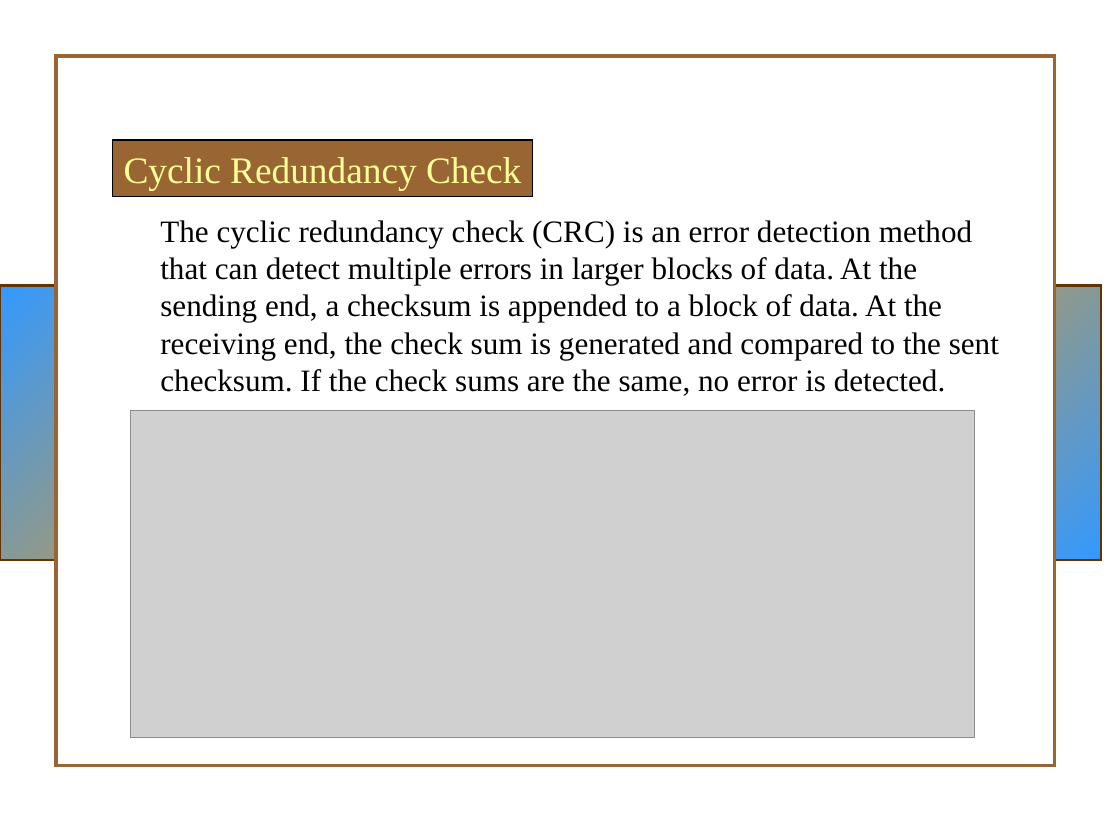
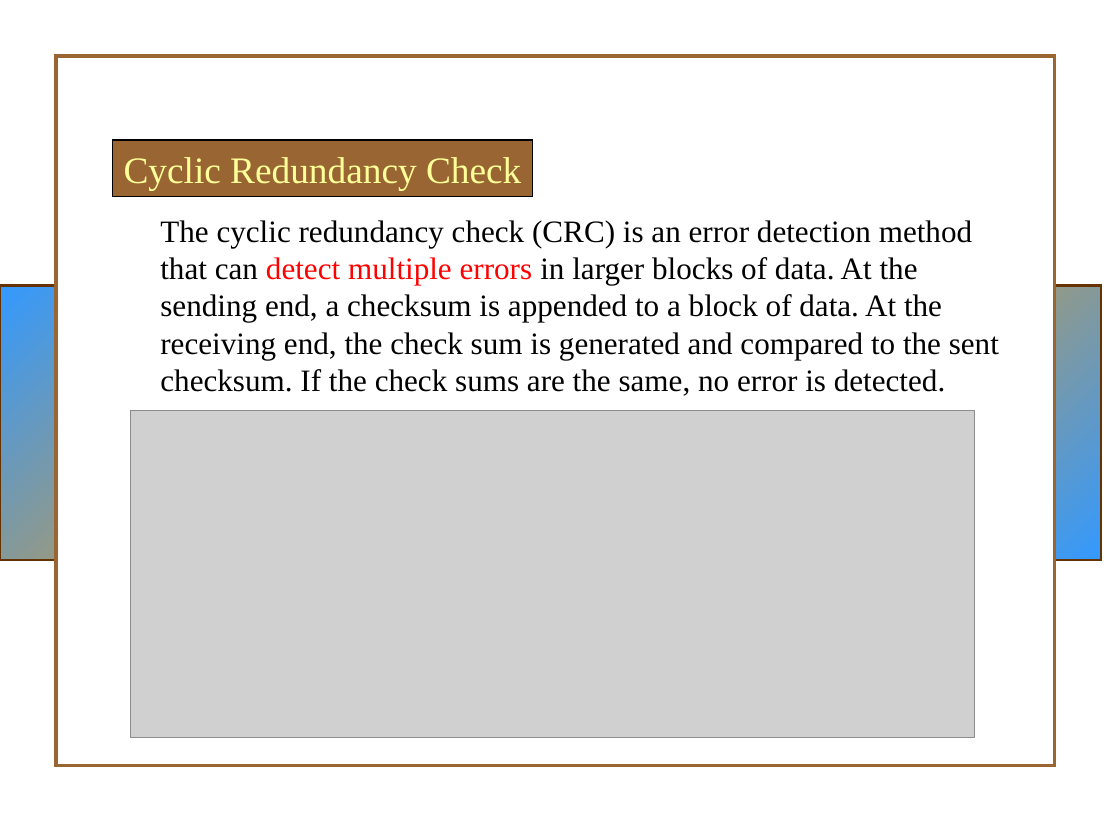
Before and after one commit to huangqy89/dc-2025, a slide deck: slide 63 of static_files/lectures/ch02.ppt (slide 52 before the commit). Drawn at 1120x840 pixels with LibreOffice and Linux fonts; fonts in the diff are those of the drawing; grey boxes stand for pictures; background and template pictures are left out. Boxes give left, top, right and bottom in pixels: in the first picture for what was removed or moved away, otherwise in the second. Text is boxed around its words. In the diff, an @@ line names an element or a change of style, - is before the commit and + after.

```diff
--- a/static_files/lectures/ch02.ppt
+++ b/static_files/lectures/ch02.ppt
@@ text "The cyclic redundancy check (CRC) ..." at (160,220,999,396): text colour #000000 to #FF0000 in "detect multiple errors" @@
```
Also in this commit, not shown: 22 other slides changed, 15 slides added, 1 slide removed, 4 other files.
